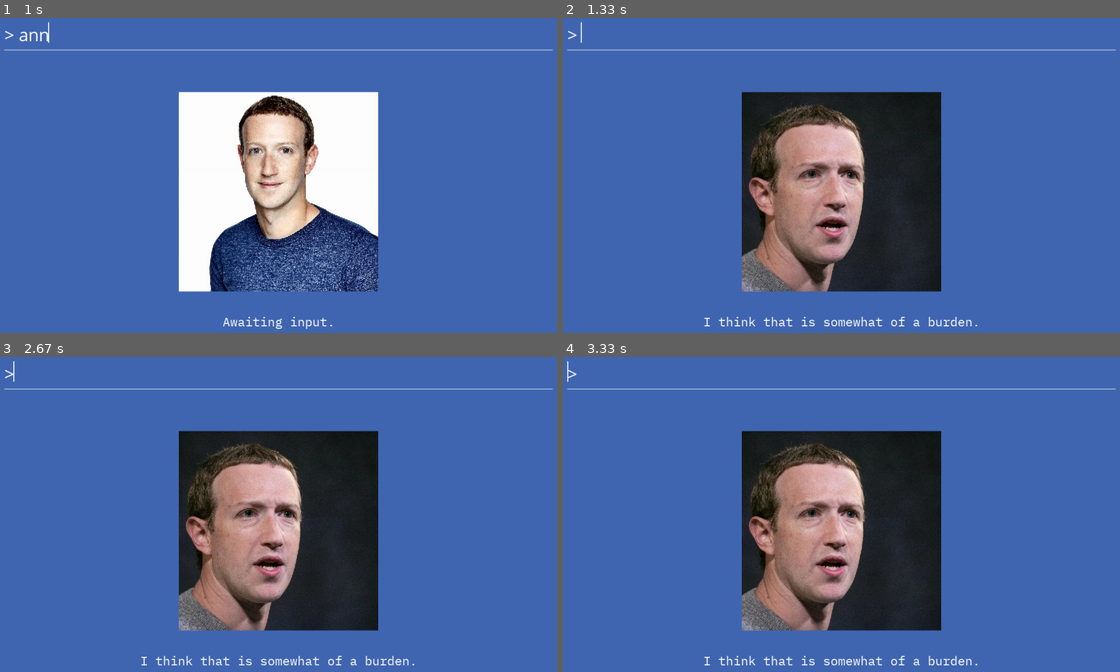
Above: before the commit, frames 1-4 (two rows, left to right).
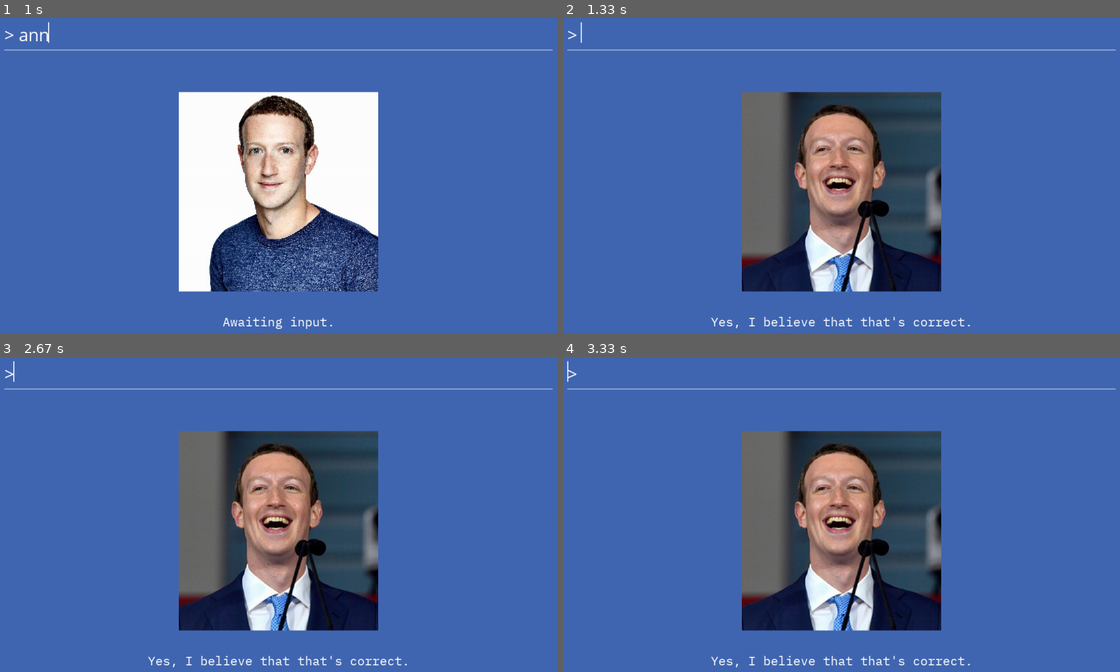
Above: after the commit, the same moments.

Repository: FrancisLangit/zuckbot
Game: pygame game, started from zuckbot/main.py
The game is run twice, just before and just after one commit, with the same random seed, the same clock (stepped at 60 frames per second) and the same inputs.
Inputs:
- Up to frame 1 (1 s): tap Enter at 0.33 s; type "ann" at 0.67 s
- Up to frame 2 (1.33 s): tap Enter at 1, 1.22 s
- Up to frame 3 (2.67 s): hold Right 1.55-2.02 s; hold Right 2.1-2.57 s; hold Left from 2.6 s (still down)
- Up to frame 4 (3.33 s): release Left at 3.13 s; hold Left from 3.17 s (still down)

Frame 1 is identical in both runs. In frame 2, 21% of the frame differs, in the area x 25-75%, y 23-99%; in frame 3, 21%; in frame 4, 21%.

Commit message:
Add more affirmative Zuckbot images to /data repo

Diff:
--- a/zuckbot/gamestates/objects/zuckbot.py
+++ b/zuckbot/gamestates/objects/zuckbot.py
@@ -38,14 +38,14 @@
                 self.settings.zuckbot_affirmative_answers,
                 pygame.image.load(self.settings.zuckbot_affirmative_filename)
             ),
-            **dict.fromkeys(
-                self.settings.zuckbot_noncomittal_answers,
-                pygame.image.load(self.settings.zuckbot_noncomittal_filename)
-            ),
-            **dict.fromkeys(
-                self.settings.zuckbot_negative_answers,
-                pygame.image.load(self.settings.zuckbot_negative_filename)
-            )
+            # **dict.fromkeys(
+            #     self.settings.zuckbot_noncomittal_answers,
+            #     pygame.image.load(self.settings.zuckbot_noncomittal_filename)
+            # ),
+            # **dict.fromkeys(
+            #     self.settings.zuckbot_negative_answers,
+            #     pygame.image.load(self.settings.zuckbot_negative_filename)
+            # )
         }
 
 
--- a/zuckbot/settings.py
+++ b/zuckbot/settings.py
@@ -54,10 +54,10 @@
 
         # Zuckbot Images
         self.zuckbot_neutral_filename = (
-            'data/images/zuckbot_neutral.jpg')
+            'data/images/zuckbot_neutral_1.jpg')
         self.zuckbot_affirmative_filename = (
-            'data/images/zuckbot_affirmative.jpg')
+            'data/images/zuckbot_affirmative_5.jpg')
         self.zuckbot_noncomittal_filename = (
-            'data/images/zuckbot_noncomittal.jpg')
+            'data/images/zuckbot_noncomittal_1.jpg')
         self.zuckbot_negative_filename = (
-            'data/images/zuckbot_negative.jpg')
+            'data/images/zuckbot_negative_1.jpg')
Renamed: zuckbot/data/images/zuckbot_affirmative.jpg -> zuckbot/data/images/zuckbot_affirmative_1.jpg
Binary file added: zuckbot/data/images/zuckbot_affirmative_2.jpg
Binary file added: zuckbot/data/images/zuckbot_affirmative_3.jpg
Binary file added: zuckbot/data/images/zuckbot_affirmative_4.jpg
Binary file added: zuckbot/data/images/zuckbot_affirmative_5.jpg
Renamed: zuckbot/data/images/zuckbot_negative.jpg -> zuckbot/data/images/zuckbot_negative_1.jpg
Renamed: zuckbot/data/images/zuckbot_neutral.jpg -> zuckbot/data/images/zuckbot_neutral_1.jpg
Renamed: zuckbot/data/images/zuckbot_noncomittal.jpg -> zuckbot/data/images/zuckbot_noncomittal_1.jpg
